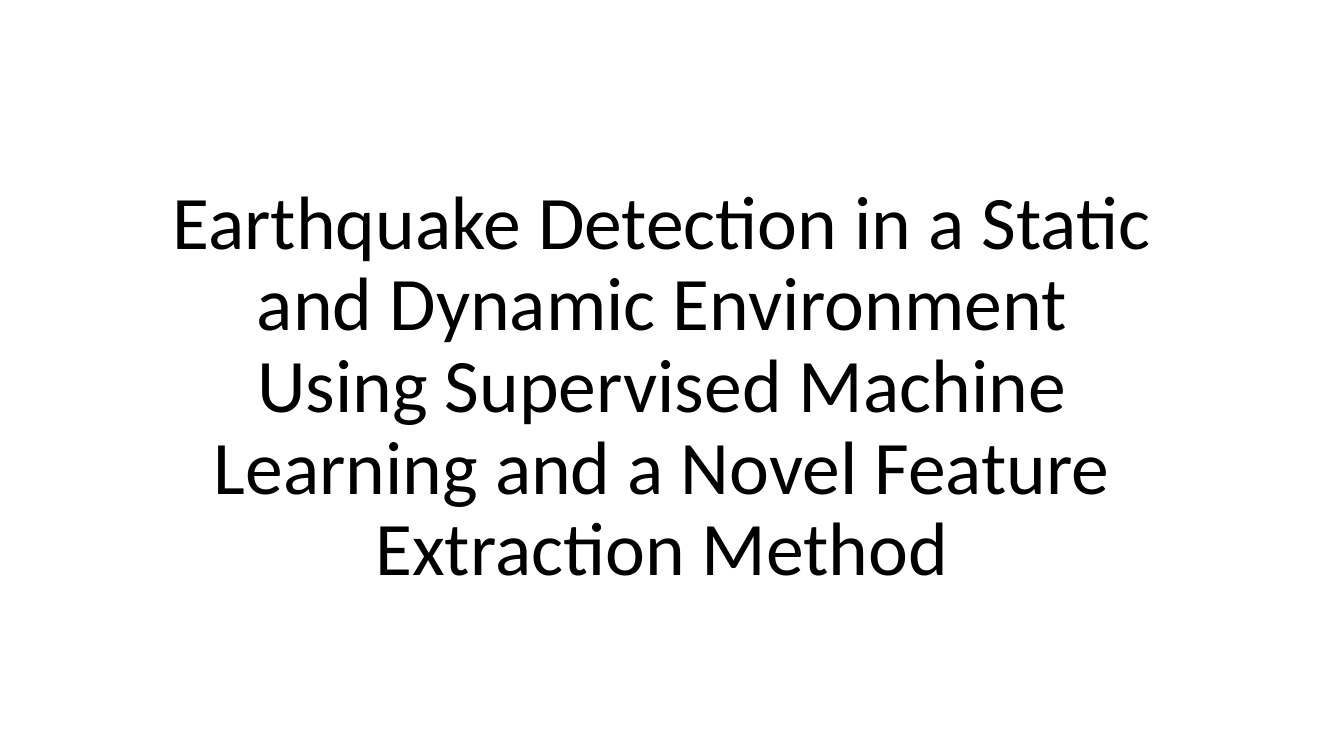
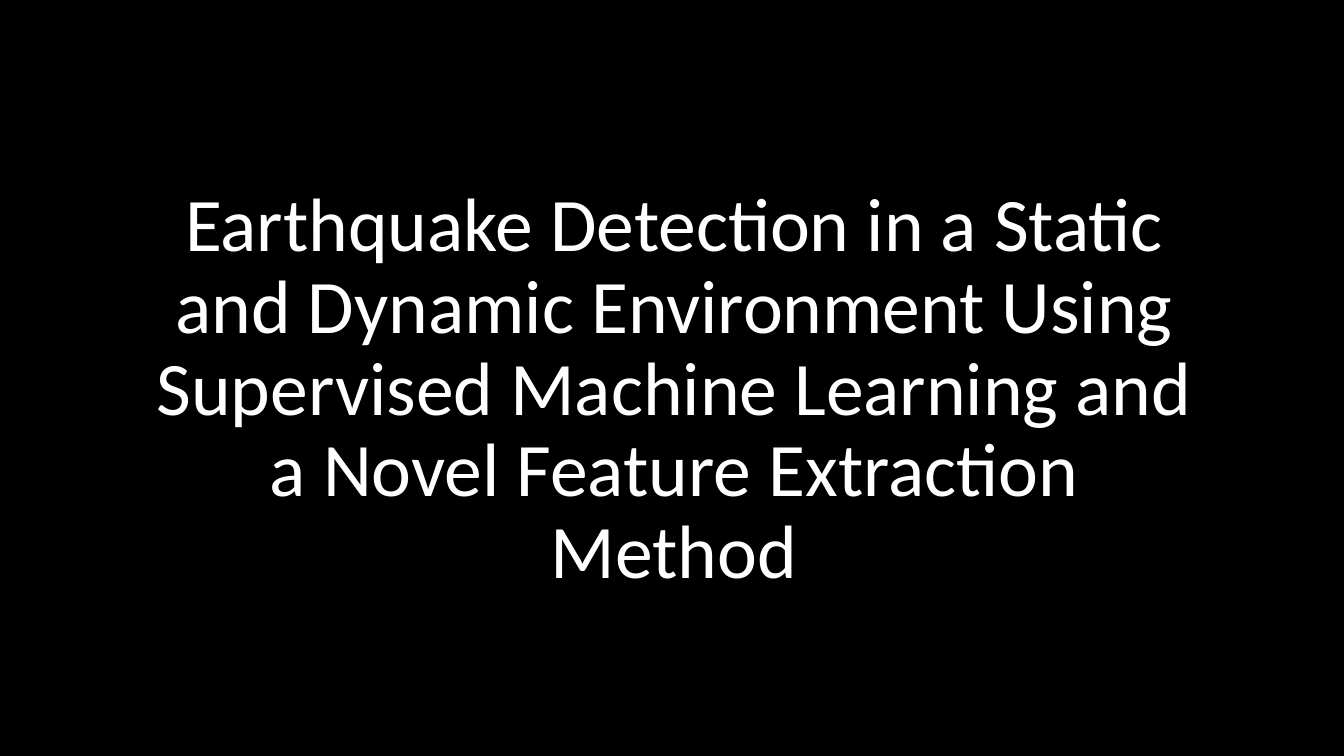
Before and after one commit to juvina03/SBP, a slide deck: slide 1 of PPT_Presentasi_SBP.pptx. Drawn at 1344x756 pixels with LibreOffice and Linux fonts; fonts in the diff are those of the drawing. Boxes give left, top, right and bottom in pixels: in the first picture for what was removed or moved away, otherwise in the second. Text is boxed around its words. In the diff, an @@ line names an element or a change of style, - is before the commit and + after.

```diff
--- a/PPT_Presentasi_SBP.pptx
+++ b/PPT_Presentasi_SBP.pptx
@@ background #FFFFFF to #000000 @@
@@ title "Earthquake Detection in a Static ...": place and size @@
-title "Earthquake Detection in a Static ..." at [173, 196, 1151, 576]
+title "Earthquake Detection in a Static ..." at [156, 198, 1192, 579]
@@ title "Earthquake Detection in a Static ..." at [156, 198, 1192, 579]: text colour #000000 to #FFFFFF @@
```
Also in this commit, not shown: 8 other slides changed, 7 slides added, 13 slides removed.
